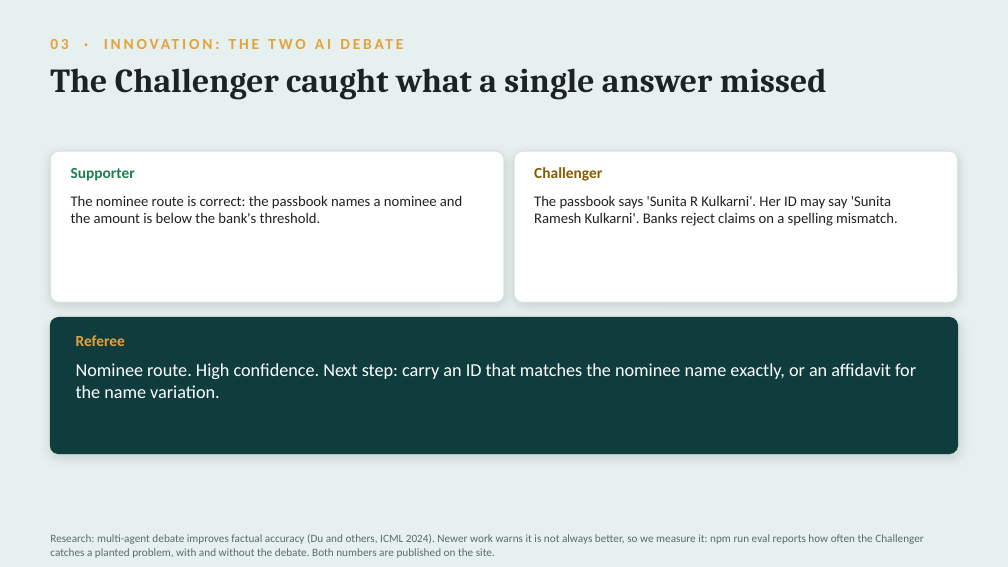
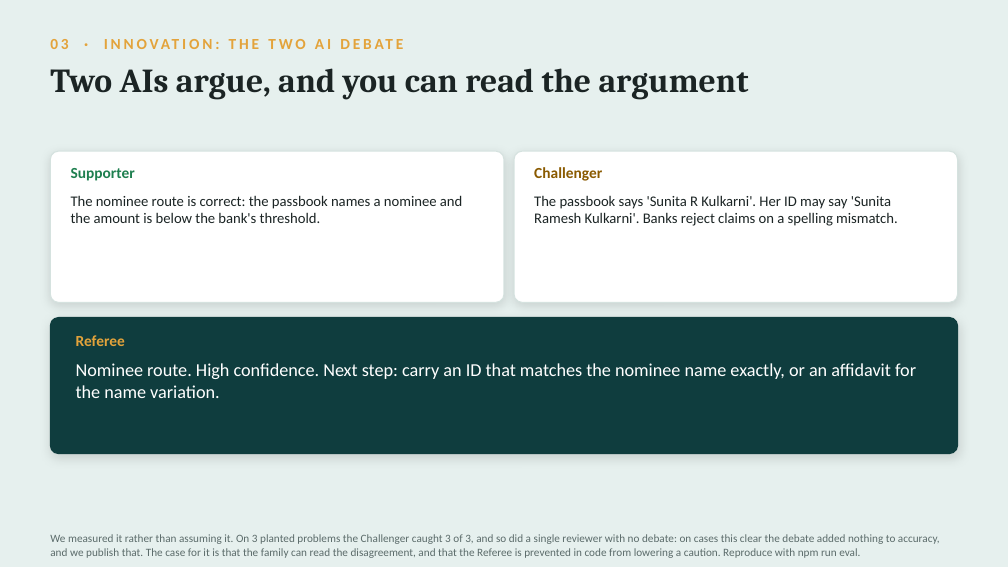
Before and after one commit to usv240/virasat, a slide deck: slide 5 of public/docs/Virasat-Team-USV-Deck.pptx. Drawn at 1008x567 pixels with LibreOffice and Linux fonts; fonts in the diff are those of the drawing. Boxes give left, top, right and bottom in pixels: in the first picture for what was removed or moved away, otherwise in the second. Text is boxed around its words. In the diff, an @@ line names an element or a change of style, - is before the commit and + after.

```diff
--- a/public/docs/Virasat-Team-USV-Deck.pptx
+++ b/public/docs/Virasat-Team-USV-Deck.pptx
@@ text at bbox=[50, 68, 749, 100]: text changed @@
-The Challenger caught what a single answer missed
+Two AIs argue, and you can read the argument
@@ text at bbox=[50, 534, 940, 558]: text changed @@
-Research: multi-agent debate improves factual accuracy (Du and others, ICML 2024). Newer work warns it is not always better, so we measure it: npm run eval reports how often the Challenger catches a planted problem, with and without the debate. Both numbers are published on the site.
+We measured it rather than assuming it. On 3 planted problems the Challenger caught 3 of 3, and so did a single reviewer with no debate: on cases this clear the debate added nothing to accuracy, and we publish that. The case for it is that the family can read the disagreement, and that the Referee is prevented in code from lowering a caution. Reproduce with npm run eval.
```
Also in this commit, not shown: 3 other slides changed, 12 other files.
